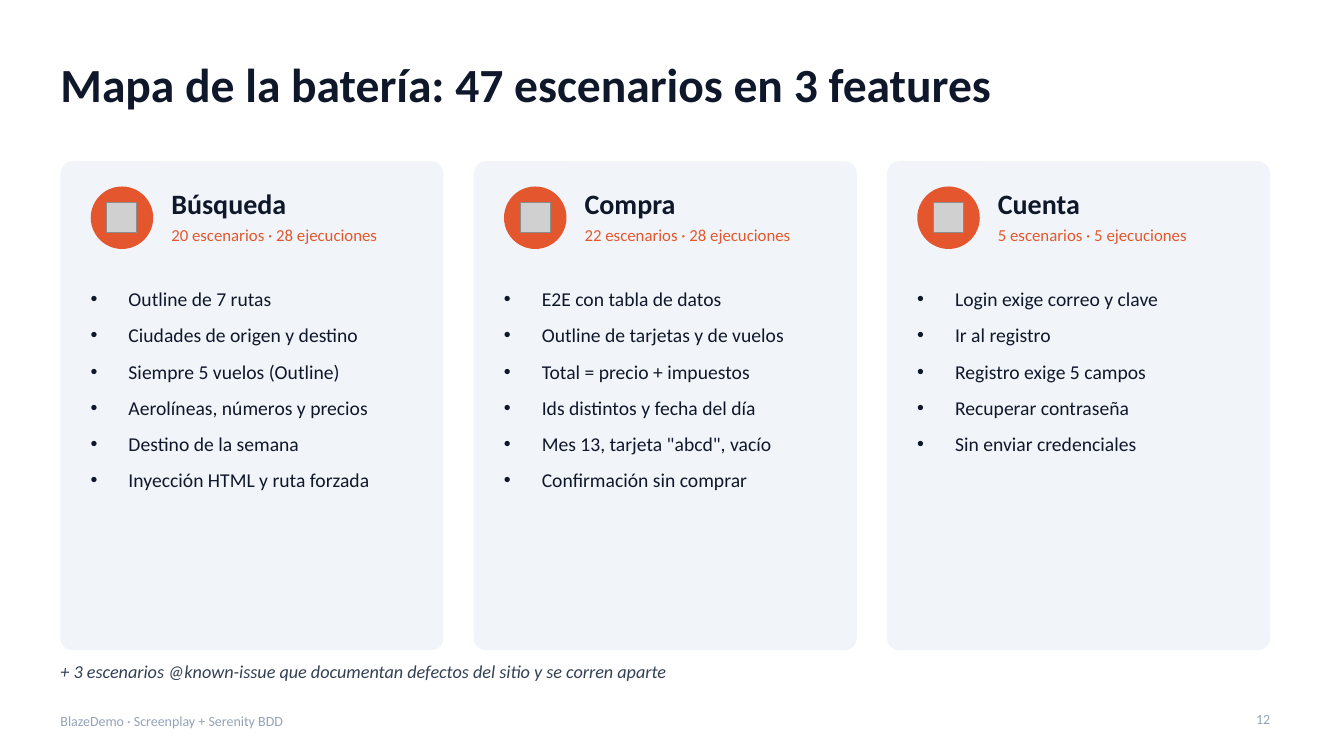
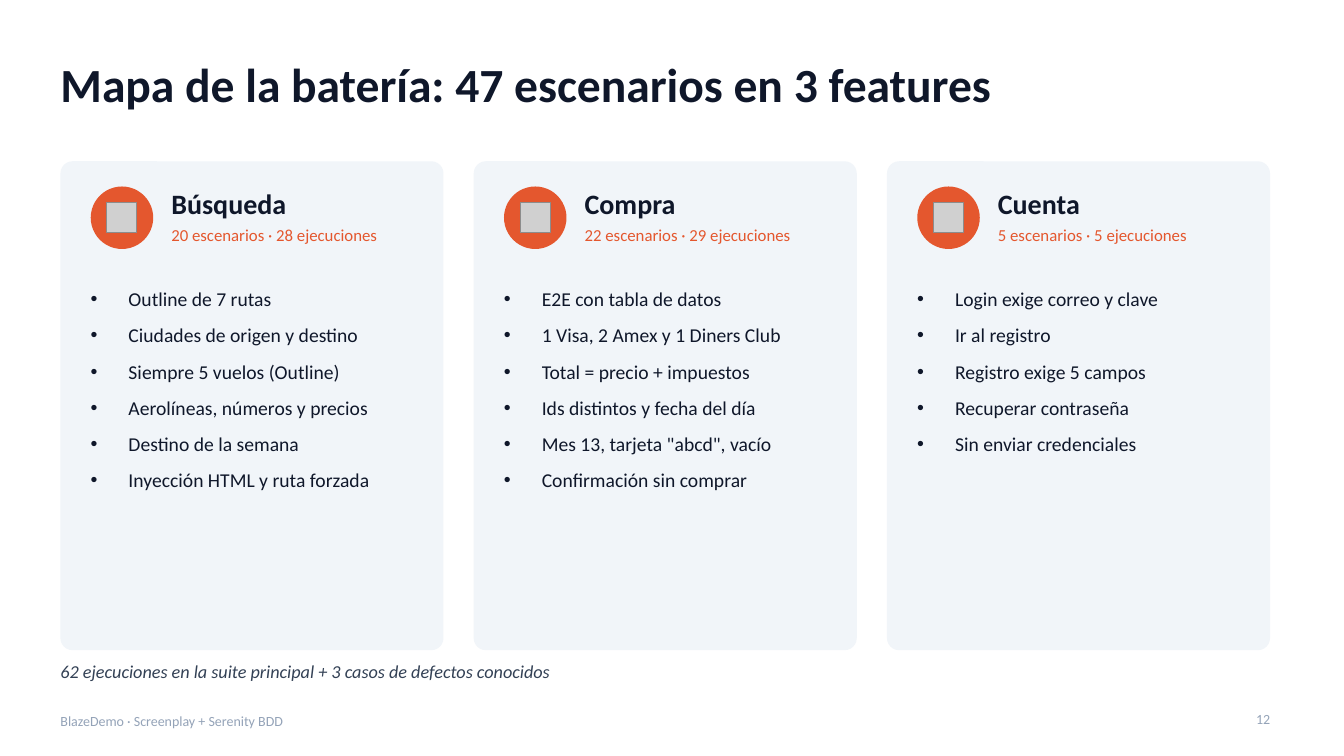
Before and after one commit to Santiagodutr/blazedemo-screenplay-serenity, a slide deck: slide 12 of presentacion/BlazeDemo_Screenplay_Sustentacion.pptx. Drawn at 1344x756 pixels with LibreOffice and Linux fonts; fonts in the diff are those of the drawing; grey boxes stand for pictures. Boxes give left, top, right and bottom in pixels: in the first picture for what was removed or moved away, otherwise in the second. Text is boxed around its words. In the diff, an @@ line names an element or a change of style, - is before the commit and + after.

Commit message:
Actualiza Gherkin, pruebas de tarjetas y evidencias de Serenity

```diff
--- a/presentacion/BlazeDemo_Screenplay_Sustentacion.pptx
+++ b/presentacion/BlazeDemo_Screenplay_Sustentacion.pptx
@@ text at [585,229,790,244]: text changed @@
-22 escenarios · 28 ejecuciones
+22 escenarios · 29 ejecuciones
@@ text at [542,328,781,345]: text changed @@
-• Outline de tarjetas y de vuelos
+• 1 Visa, 2 Amex y 1 Diners Club
@@ text at [60,665,550,681]: text changed @@
-+ 3 escenarios @known-issue que documentan defectos del sitio y se corren aparte
+62 ejecuciones en la suite principal + 3 casos de defectos conocidos
```
Also in this commit, not shown: 7 other slides changed, 9 other files.
